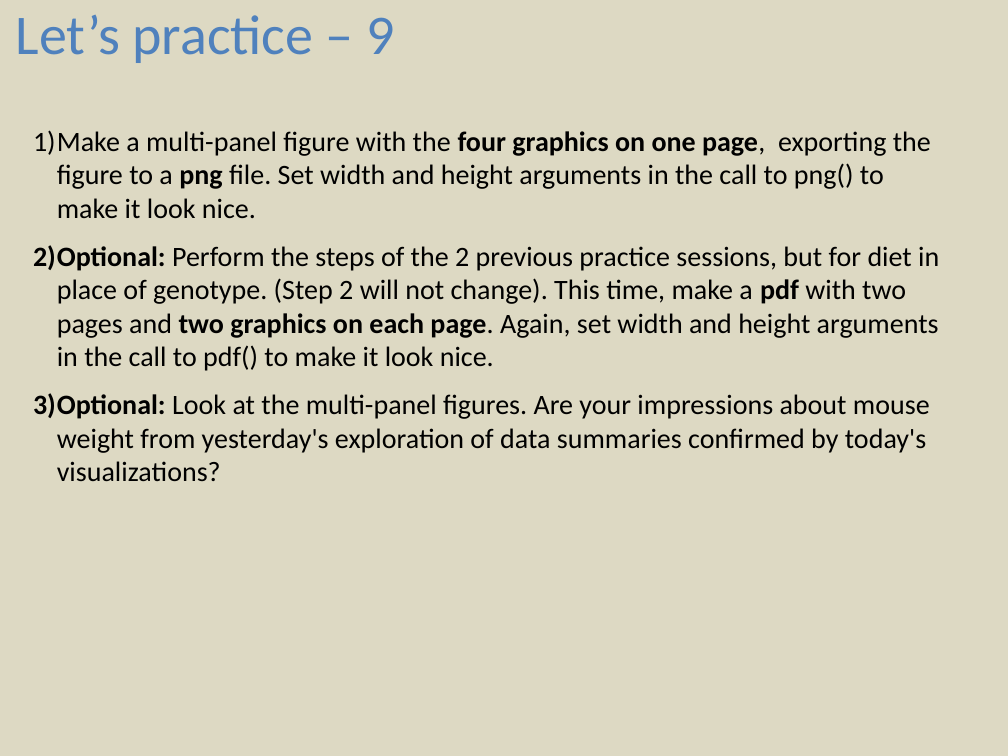
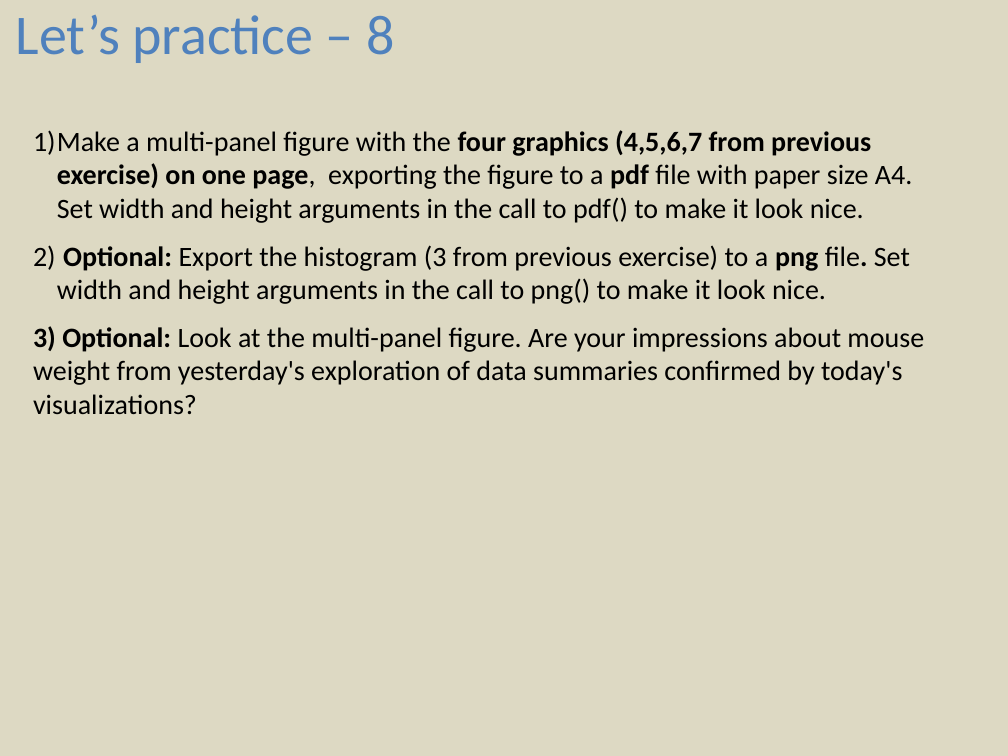
Before and after one commit to sib-swiss/first-steps-with-R-training, a slide deck: slide 2 of assets/pptx/First-steps-with-R_practicals_day2.pptx (slide 3 before the commit). Drawn at 1008x756 pixels with LibreOffice and Linux fonts; fonts in the diff are those of the drawing. Boxes give left, top, right and bottom in pixels: in the first picture for what was removed or moved away, otherwise in the second. Text is boxed around its words. In the diff, an @@ line names an element or a change of style, - is before the commit and + after.

```diff
--- a/assets/pptx/First-steps-with-R_practicals_day2.pptx
+++ b/assets/pptx/First-steps-with-R_practicals_day2.pptx
@@ text at bbox=[16, 15, 394, 63]: text changed @@
-Let’s practice – 9
+Let’s practice – 8
@@ text at bbox=[33, 130, 924, 414]: text changed @@
-1) Make a multi-panel figure with the four graphics on one page, exporting the figure to a png file. Set width and height arguments in the call to png() to make it look nice.
-2) Optional: Perform the steps of the 2 previous practice sessions, but for diet in place of genotype. (Step 2 will not change). This time, make a pdf with two pages and two graphics on each page. Again, set width and height arguments in the call to pdf() to make it look nice.
-3) Optional: Look at the multi-panel figures. Are your impressions about mouse weight from yesterday's exploration of data summaries confirmed by today's visualizations?
+1) Make a multi-panel figure with the four graphics (4,5,6,7 from previous exercise) on one page, exporting the figure to a pdf file with paper size A4. Set width and height arguments in the call to pdf() to make it look nice.
+2) Optional: Export the histogram (3 from previous exercise) to a png file. Set width and height arguments in the call to png() to make it look nice.
+3) Optional: Look at the multi-panel figure. Are your impressions about mouse weight from yesterday's exploration of data summaries confirmed by today's visualizations?
```
Also in this commit, not shown: 3 other slides changed, 1 slide removed, 17 other files.
